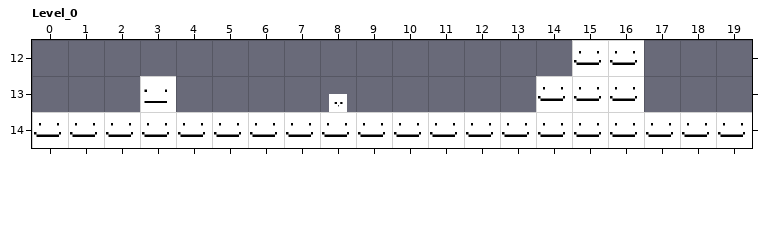
An edit to a level. LDtk project, shared/maps.ldtk. This is how it looked before the edit.
Cells are 64x64 px. Shown: Level_0 x 0..19, y 12..14.
New version:
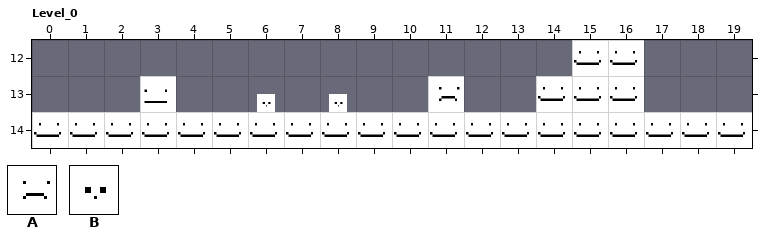
Key: from "PlaceholderSpritesheet": A 1, B 3.
Objects are placed by their top-left corner, in cells (3,4 is the top-left corner of cell 3,4); size is 1x1 cell unless given.
Edits made:
Layer "Entities":
A new object: A "ButtonDoor" at 11,12 size 1x2.
A new object: B "Button" at 6,13.5 size 1x0.5.
Pixel boxes of the changes (left, top, right, bottom) in both pictures:
added: (428, 76, 464, 112)
added: (257, 94, 275, 112)
